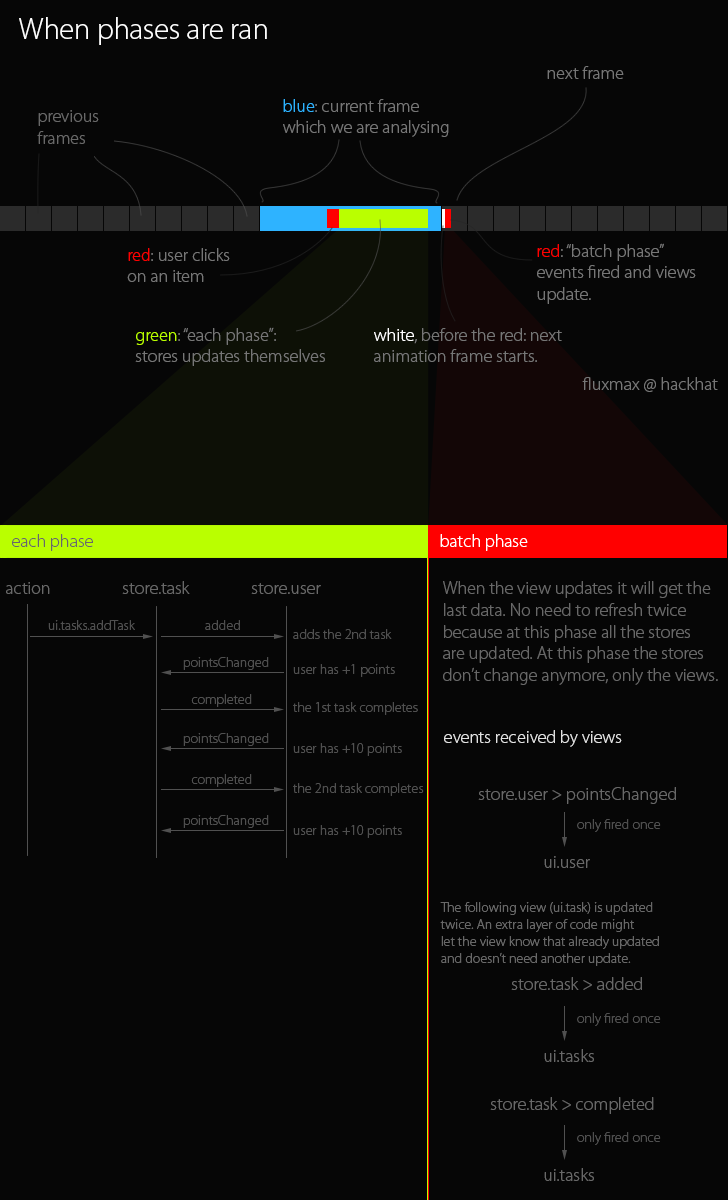
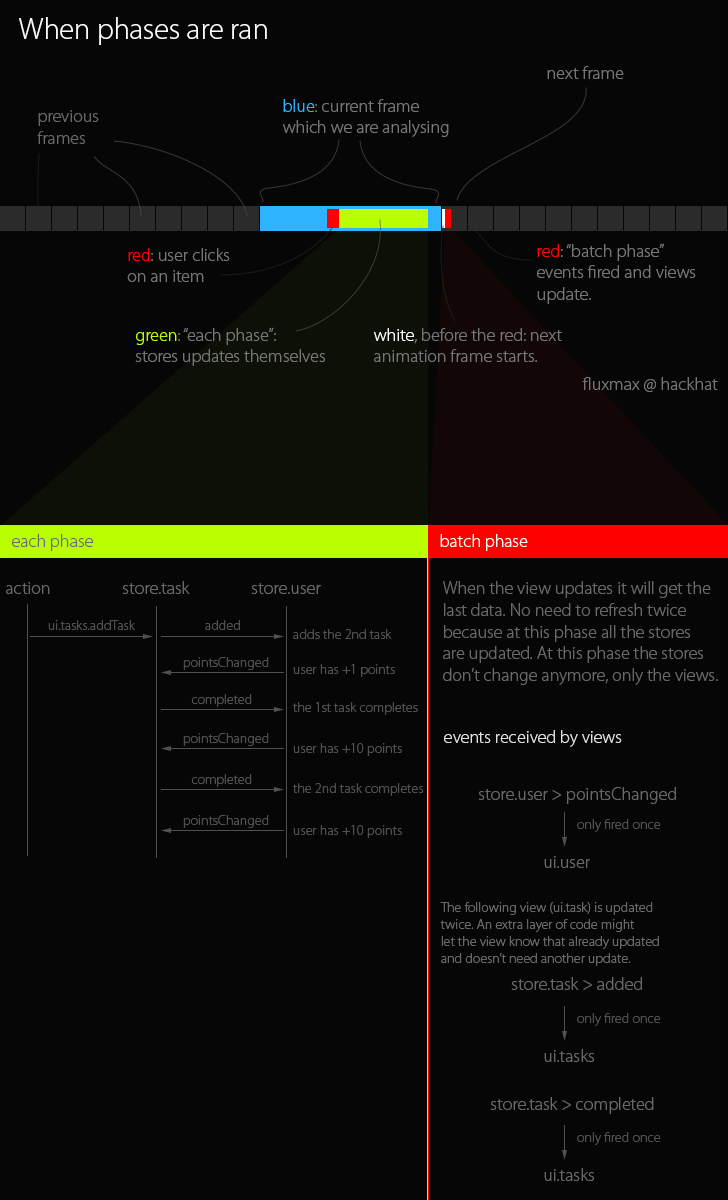
Two versions of the same layered image (728x1200). Layer-by-layer changes:
painted on "Color Fill 9" over [left=727, top=525, right=728, bottom=558]
